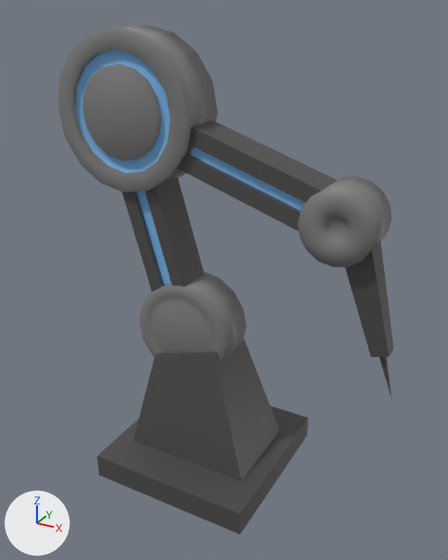
An edit to the glTF model res/models/mecha_ramie_peter/mecha_ramie.glb, drawn before and after from the same camera.
One viewpoint serves both versions: a 50 mm camera at (3.36, -5.67, 5.4) aimed at (0.25, -0.01, 2.57). The lights are fixed; the arrows at lower left show +X, +Y and +Z. Where no turn or scale is listed for an object, it has been applied to the vertices. Vertices at the same position are counted once.
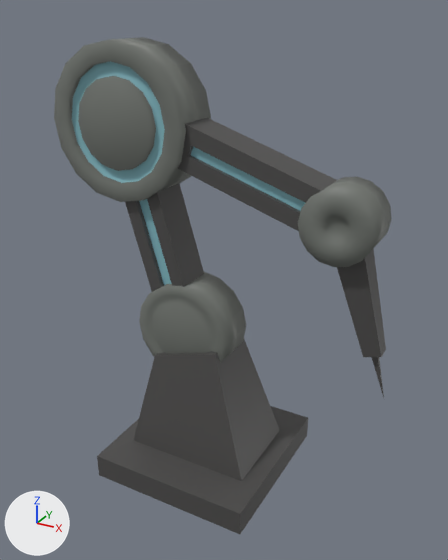
The newer file is also turned or shifted as a whole; pictures and numbers use the older file's frame.

What differs and where, as boxes [x1, y1, x2, y2] in the pictures (448 x 560 px):
```json
{"object": "Cylinder.001", "change": "recoloured, mesh moved", "before": [58, 25, 218, 192], "after": [54, 37, 211, 202]}
{"object": "Cube.003", "change": "mesh moved", "before": [345, 241, 394, 399], "after": [337, 249, 386, 398]}
{"part": 1, "of": "me_cube_002", "change": "recoloured", "before": [139, 199, 172, 285], "after": [139, 199, 172, 285], "on screen": "blue to cyan"}
{"part": 2, "of": "me_cube_003", "change": "recoloured", "before": [191, 147, 305, 211], "after": [191, 147, 305, 211], "on screen": "blue to cyan"}
```

Edits to the scene script, one JSON object a line:
```json
{"op": "add", "block": "mat_blue", "code": ["mat_blue = principled_material('Blue')", "mat_blue.base_color = (0.24, 0.501, 0.568)  # cyan #86bcc7"]}
{"op": "add", "block": "mat_light", "code": ["mat_light = principled_material('Light')", "mat_light.base_color = (0.166, 0.179, 0.162)  # grey #717570"]}
{"block": "me_cube_002", "where": "me_cube_002.from_pydata(...)  # 24 vertices, 44 faces; spans x -0.81..0.16, y -0.23..0.23, z 0.04..1.89"}
{"block": "me_cube_002", "where": "# used by ob_cube_001; location = (-0.19, 0.0, 1.89)"}
{"block": "me_cube_002", "change": "me_cube_002 part 1: all 4 faces that had it switch from mat_material_003 (blue #7bb7ec) to mat_blue (cyan #86bcc6)"}
{"block": "me_cylinder_001", "where": "me_cylinder_001.from_pydata(...)  # 162 vertices, 320 faces; spans x -0.85..0.85, y -0.3..0.3, z -0.85..0.85"}
{"block": "me_cylinder_001", "where": "# used by ob_cylinder_001; location = (-0.85, 0.0, 4.36)"}
{"op": "remove", "block": "me_cylinder_001", "code": "me_cylinder_001.materials.append(mat_material_002)  # grey #7b7b7b"}
{"op": "remove", "block": "me_cylinder_001", "code": "me_cylinder_001.materials.append(mat_material_003)  # blue #7bb7ec"}
{"block": "me_cylinder_001", "change": "me_cylinder_001 part 4: the whole mesh is moved by (-0.07, 0.0, -0.12)"}
{"op": "add", "block": "me_cylinder_001", "code": "me_cylinder_001.materials.append(mat_light)  # grey #717570"}
{"op": "add", "block": "me_cylinder_001", "code": "me_cylinder_001.materials.append(mat_blue)  # cyan #86bcc7"}
{"block": "me_cube_003", "where": "me_cube_003.from_pydata(...)  # 24 vertices, 44 faces; spans x 0.57..2.42, y -0.23..0.23, z -1.06..-0.04"}
{"block": "me_cube_003", "where": "# used by ob_cube_002; location = (-0.85, 0.0, 4.36)"}
{"block": "me_cube_003", "change": "me_cube_003 part 2: all 4 faces that had it switch from mat_material_003 (blue #7bb7ec) to mat_blue (cyan #86bcc6)"}
{"block": "me_cube_004", "where": "me_cube_004.from_pydata(...)  # 13 vertices, 22 faces; spans x 0.02..0.67, y -0.15..0.15, z -1.87..-0.17"}
{"block": "me_cube_004", "where": "# used by ob_cube_003; location = (1.6, 0.0, 3.48)"}
{"block": "me_cube_004", "change": "me_cube_004 part 3: the whole mesh is moved by (-0.08, 0.0, -0.03)"}
```
